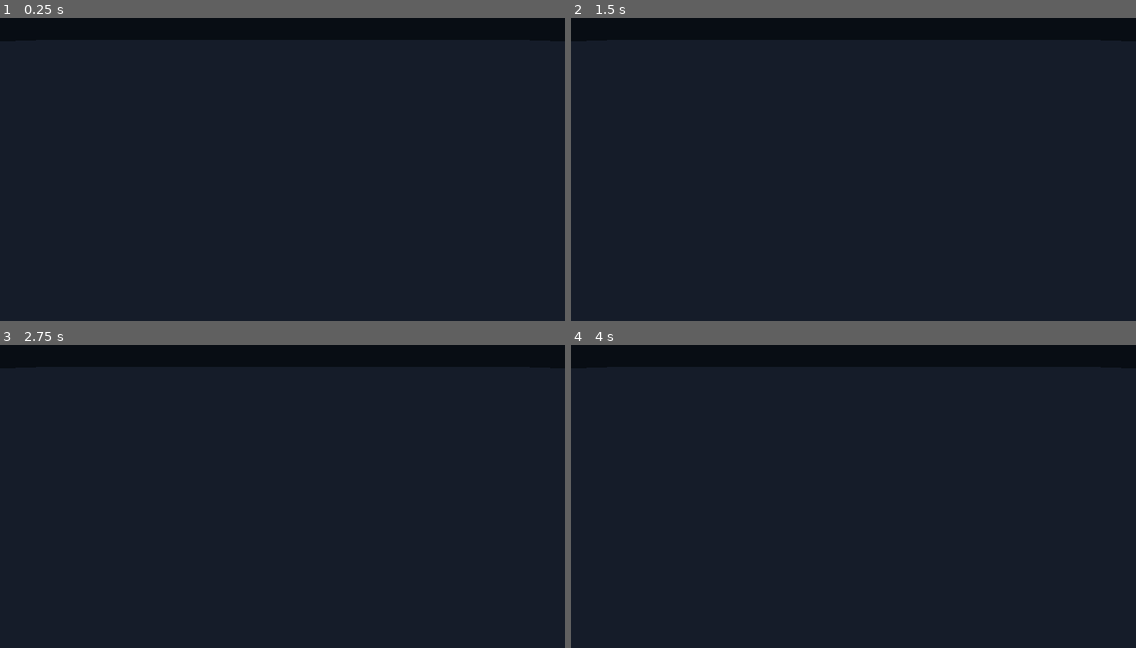
Above: before the commit, frames 1-4 (two rows, left to right).
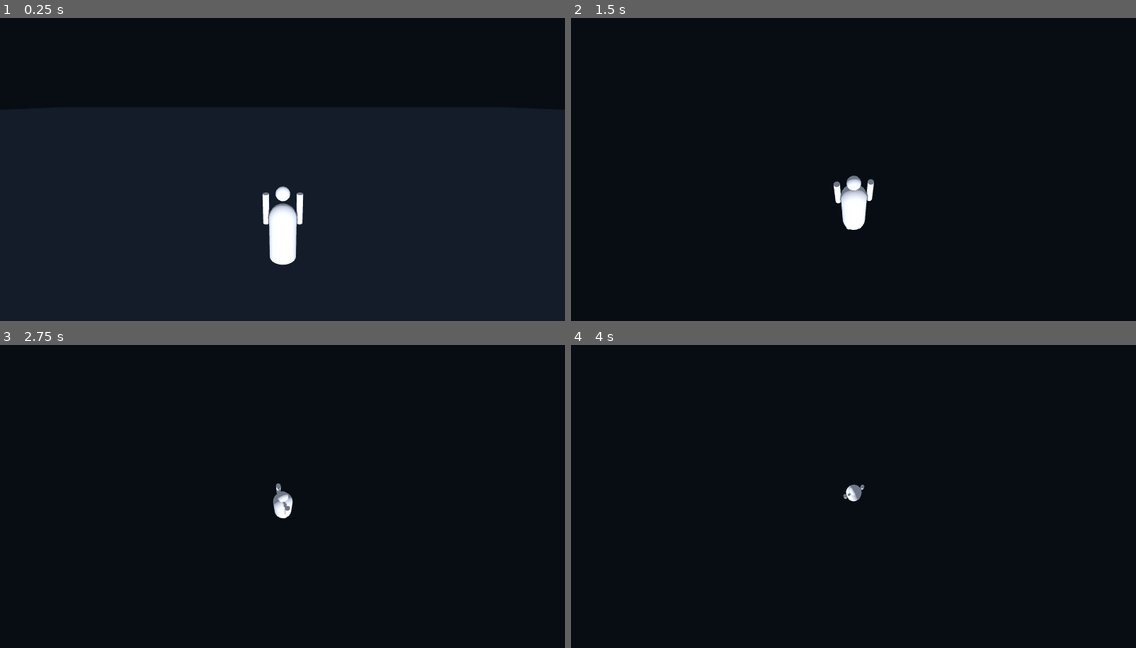
Above: after the commit, the same moments.

Repository: Ayanfe0-bip/Project-frontier
Game: Godot game, scene res://scenes/main/main.tscn
The game is run twice, just before and just after one commit, with the same random seed, the same clock (stepped at 60 frames per second) and the same inputs.
Inputs (mouse positions are in pixels of both pictures, inside the frame that each line leads up to):
- Up to frame 1 (0.25 s): no input
- Up to frame 2 (1.5 s): tap Enter at 0.5 s; move the mouse to (977, 145) at 0.52 s; hold D (move_right) 0.53-1.28 s; hold Shift (sprint) 0.53-1.28 s; click (977, 145) at 0.67 s; tap Space (jump) at 0.77 s; move the mouse to (740, 178) at 1.27 s; hold S (move_back) from 1.28 s (still down); tap Shift (sprint) at 1.35 s; click (740, 178) at 1.42 s
- Up to frame 3 (2.75 s): tap Space (jump) at 1.52 s; move the mouse to (339, 417) at 2.02 s; release S (move_back) at 2.03 s; hold D (move_right) from 2.03 s (still down); hold Shift (sprint) from 2.03 s (still down); click (339, 417) at 2.17 s
- Up to frame 4 (4 s): move the mouse to (825, 554) at 2.77 s; release D (move_right) at 2.78 s; release Shift (sprint) at 2.78 s; hold W (move_forward) 2.78-3.53 s; tap Shift (sprint) at 2.85 s; click (825, 554) at 2.92 s; tap Space (jump) at 3.02, 3.77 s; move the mouse to (1023, 535) at 3.52 s; hold A (move_left) from 3.53 s (still down); hold Shift (sprint) from 3.53 s (still down); click (1023, 535) at 3.67 s

The runs differ from the first frame. In frame 1, 1.2% of the frame differs, in the area x 46-54%, y 55-82%; in frame 2, 0.8%; in frame 3, 0.3%; in frame 4, 0.1%.

Commit message:
Add the Phase 3 third-person camera system, integrate it with the player, and update the project documentation.

Diff:
--- a/project.godot
+++ b/project.godot
@@ -19,7 +19,7 @@
 renderer/rendering_method="gl_compatibility"
 renderer/rendering_method.mobile="gl_compatibility"
 renderer/driver/driver_name="GLES3"
-antialiasing/quality/msaa_3d=1
+anti_aliasing/quality/msaa_3d=1
 anti_aliasing/quality/screen_space_aa=1
 
 [android]
--- /dev/null
+++ b/scenes/camera/third_person_camera.tscn
@@ -0,0 +1,27 @@
+[gd_scene load_steps=2 format=3]
+
+[ext_resource type="Script" path="res://scripts/camera/third_person_camera.gd" id="third_person_camera_script"]
+
+[node name="ThirdPersonCamera" type="Node3D"]
+script = ExtResource("third_person_camera_script")
+target_path = NodePath("")
+follow_distance = 5.0
+camera_height = 2.2
+mouse_sensitivity = Vector2(0.003, 0.003)
+smoothing = 8.0
+min_pitch = -60.0
+max_pitch = 55.0
+collision_push = 0.15
+
+[node name="Camera3D" type="Camera3D" parent="."]
+current = true
+fov = 70.0
+near = 0.05
+
+[node name="WallCheck" type="RayCast3D" parent="."]
+enabled = true
+exclude_parent = false
+target_position = Vector3(0, 0, 0)
+collide_with_areas = false
+collide_with_bodies = true
+collision_mask = 1
--- a/scenes/main/main.tscn
+++ b/scenes/main/main.tscn
@@ -1,4 +1,7 @@
-[gd_scene load_steps=5 format=3]
+[gd_scene load_steps=8 format=3]
+
+[ext_resource type="PackedScene" path="res://scenes/player/player.tscn" id="player_scene"]
+[ext_resource type="PackedScene" path="res://scenes/camera/third_person_camera.tscn" id="third_person_camera_scene"]
 
 [sub_resource type="Environment" id="Environment_main"]
 background_mode = 1
@@ -29,9 +32,9 @@
 mesh = SubResource("PlaneMesh_main")
 surface_material_override/0 = SubResource("StandardMaterial3D_main")
 
-[node name="CameraRig" type="Node3D" parent="."]
-transform = Transform3D(1, 0, 0, 0, 0.866025, 0.5, 0, -0.5, 0.866025, 0, 3, 8)
+[node name="Player" parent="." instance=ExtResource("player_scene")]
+transform = Transform3D(1, 0, 0, 0, 1, 0, 0, 0, 1, 0, 1.05, 0)
 
-[node name="Camera3D" type="Camera3D" parent="CameraRig"]
-current = true
-fov = 70.0
+[node name="ThirdPersonCamera" parent="." instance=ExtResource("third_person_camera_scene")]
+target_path = NodePath("../Player")
+transform = Transform3D(1, 0, 0, 0, 1, 0, 0, 0, 1, 0, 2.2, 6)
--- /dev/null
+++ b/scripts/camera/third_person_camera.gd
@@ -0,0 +1,93 @@
+extends Node3D
+
+@export var target_path: NodePath = NodePath()
+@export var follow_distance: float = 5.0
+@export var camera_height: float = 2.2
+@export var mouse_sensitivity: Vector2 = Vector2(0.003, 0.003)
+@export var smoothing: float = 8.0
+@export var min_pitch: float = -60.0
+@export var max_pitch: float = 55.0
+@export var collision_push: float = 0.15
+
+@onready var camera: Camera3D = $Camera3D
+@onready var wall_check: RayCast3D = $WallCheck
+
+var target: Node3D
+var current_yaw: float = 0.0
+var current_pitch: float = -0.15
+var look_active: bool = false
+
+
+func _ready() -> void:
+	if target_path != NodePath():
+		target = get_node(target_path)
+	else:
+		var parent_player := get_parent().get_node_or_null("Player")
+		if parent_player is Node3D:
+			target = parent_player
+
+	if target == null:
+		push_warning("ThirdPersonCamera target not found. Camera will remain in place until a valid target is assigned.")
+		return
+
+	camera.current = true
+	_input_ready()
+
+
+func _input_ready() -> void:
+	if Input.mouse_mode != Input.MOUSE_MODE_CAPTURED:
+		Input.mouse_mode = Input.MOUSE_MODE_VISIBLE
+
+
+func _unhandled_input(event: InputEvent) -> void:
+	if event is InputEventMouseButton:
+		var mouse_event := event as InputEventMouseButton
+		if mouse_event.button_index == MOUSE_BUTTON_RIGHT:
+			if mouse_event.pressed:
+				look_active = true
+				Input.mouse_mode = Input.MOUSE_MODE_CAPTURED
+			else:
+				look_active = false
+				Input.mouse_mode = Input.MOUSE_MODE_VISIBLE
+			get_viewport().set_input_as_handled()
+
+	if event is InputEventMouseMotion and look_active:
+		var mouse_movement := event as InputEventMouseMotion
+		current_yaw -= mouse_movement.relative.x * mouse_sensitivity.x
+		current_pitch -= mouse_movement.relative.y * mouse_sensitivity.y
+		current_pitch = clamp(current_pitch, deg_to_rad(min_pitch), deg_to_rad(max_pitch))
+		get_viewport().set_input_as_handled()
+
+
+func _process(delta: float) -> void:
+	if target == null:
+		return
+
+	var target_origin := target.global_position + Vector3(0.0, camera_height, 0.0)
+	var desired_offset := Vector3(
+		sin(current_yaw) * follow_distance,
+		camera_height + sin(current_pitch) * follow_distance,
+		cos(current_yaw) * follow_distance
+	)
+	var desired_position := target_origin + desired_offset
+
+	var from_target := desired_position - target_origin
+	wall_check.global_position = target_origin
+	wall_check.target_position = to_local(desired_position)
+	wall_check.force_raycast_update()
+
+	if wall_check.is_colliding():
+		var hit_point := wall_check.get_collision_point()
+		var hit_normal := wall_check.get_collision_normal()
+		desired_position = hit_point + hit_normal * collision_push
+
+	var blend_factor := 1.0 - exp(-delta * smoothing)
+	global_position = global_position.lerp(desired_position, blend_factor)
+	look_at(target_origin, Vector3.UP)
+	camera.global_transform = global_transform
+
+
+func _notification(what: int) -> void:
+	if what == NOTIFICATION_PREDELETE:
+		if Input.mouse_mode == Input.MOUSE_MODE_CAPTURED:
+			Input.mouse_mode = Input.MOUSE_MODE_VISIBLE
